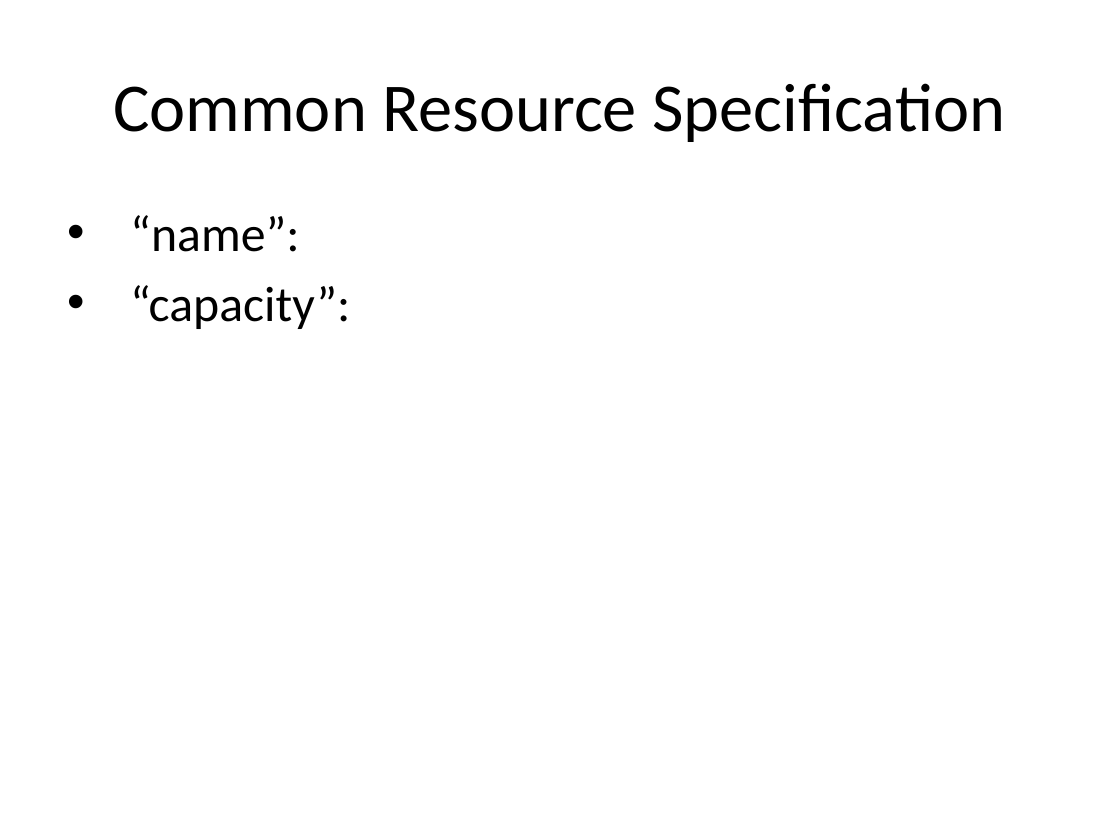
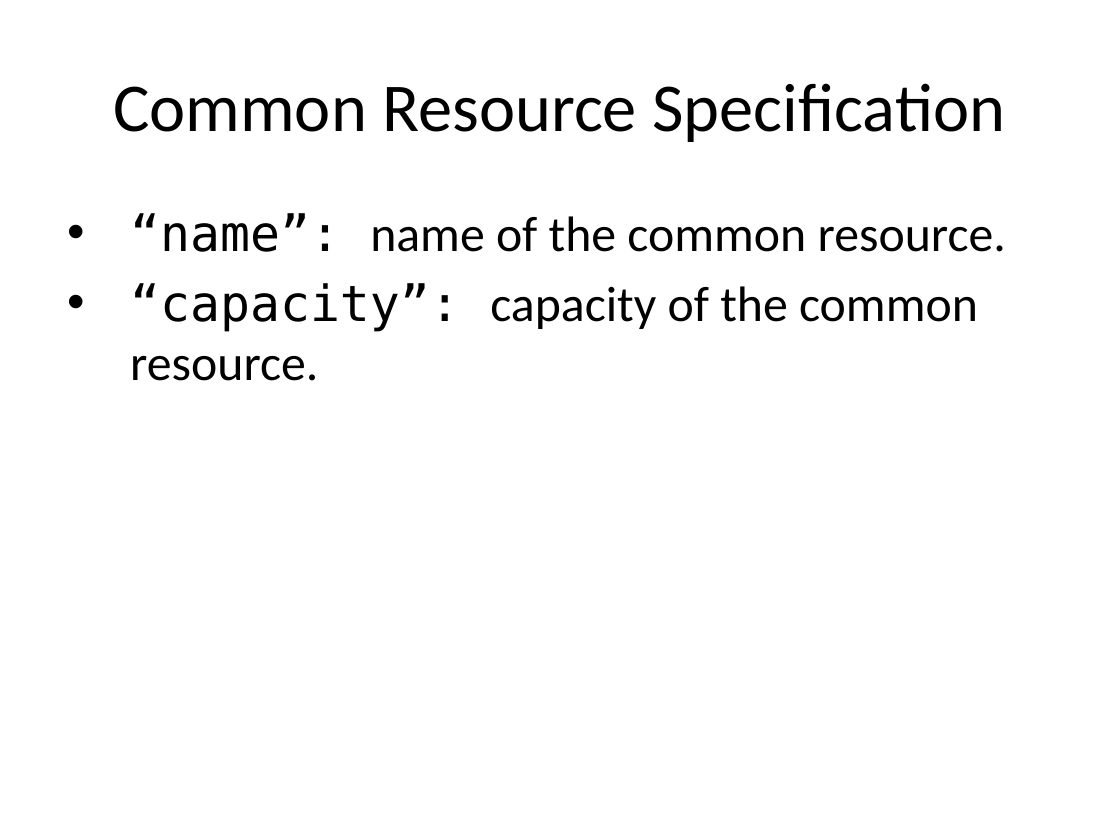
Before and after one commit to timurkelin/simschd, a slide deck: slide 25 of doc/simschd.pptx. Drawn at 1120x840 pixels with LibreOffice and Linux fonts; fonts in the diff are those of the drawing; background and template pictures are left out. Boxes give left, top, right and bottom in pixels: in the first picture for what was removed or moved away, otherwise in the second. Text is boxed around its words. In the diff, an @@ line names an element or a change of style, - is before the commit and + after.

```diff
--- a/doc/simschd.pptx
+++ b/doc/simschd.pptx
@@ text at (x1=130, y1=213, x2=1006, y2=381): text changed @@
-• “name”:
-• “capacity”:
+• “name”: name of the common resource.
+• “capacity”: capacity of the common resource.
```
Also in this commit, not shown: 3 other slides changed, 24 other files.
